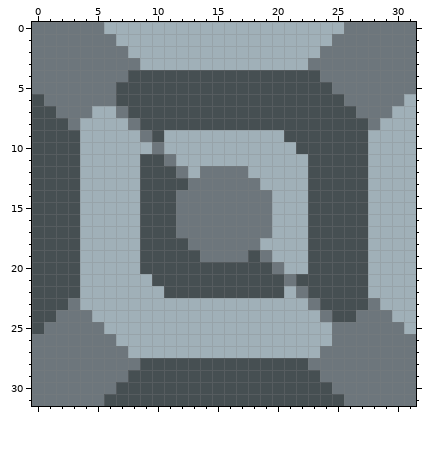
Pixel-art sprite -- assets/sprites/blocks/liquids/hardened-pipeline-bridge.png. The picture above is the old version.
The file is 32x32 pixels.
After the commit:
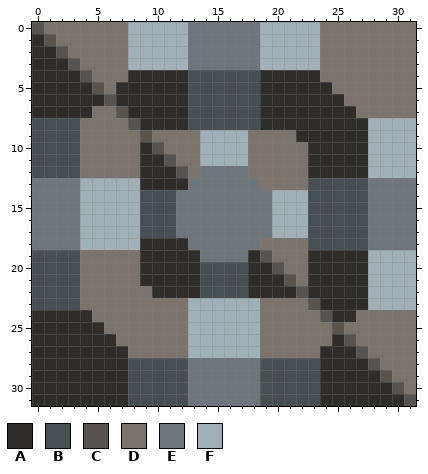
Palette (. is transparent): A #2f2d2a  B #464f52  C #57534e  D #7c746b  E #6d767c  F #a0b0b8
What changed:
Changed rows in their new state; - is an unchanged pixel.
first column x 0:
 0 CDDDDDDD-----EEEEEE-----DDDDDDDD
 1 ACDDDDDD-----EEEEEE-----DDDDDDDD
 2 AACDDDDD-----EEEEEE-----DDDDDDDD
 3 AAACDDDDF----EEEEEE----FDDDDDDDD
 4 AAAACDDDAAAAA------AAAAADDDDDDDD
 5 AAAAACDAAAAAA------AAAAAADDDDDDD
 6 AAAAAACAAAAAA------AAAAAAADDDDDD
 7 AAAAADDCAAAAA------AAAAAAAADDDDD
 8 ---BDDDDCAAAA------AAAAAAAAAF---
 9 ----DDDDDCDDDD----DDDDAAAAAA----
10 ----DDDDDACDDD----DDDDDAAAAA----
11 ----DDDDDAACDD----DDDDDAAAAA----
12 ----DDDDDAAACD----DDDDDAAAAA----
13 EEEE-----AAAA------DDDD-----EEEE
14 EEEE------------------------EEEE
15 EEEE------------------------EEEE
16 EEEE------------------------EEEE
17 EEEE------------------------EEEE
18 EEEE-----AAAA------DDDD-----EEEE
19 ----DDDDDAAAAA----ACDDDAAAAA----
20 ----DDDDDAAAAA----AACDDAAAAA----
21 ----DDDDDAAAAA----AAACDAAAAA----
22 ----DDDDDDAAAA----AAAACAAAAA----
23 ---BDDDDDDDDD------DDDDCAAAAF---
24 AAAAADDDDDDDD------DDDDDCAADDDDD
25 AAAAAADDDDDDD------DDDDDDCDDDDDD
26 AAAAAAADDDDDD------DDDDDDACDDDDD
27 AAAAAAAADDDDD------DDDDDAAACDDDD
28 AAAAAAAAB----EEEEEE----BAAAACDDD
29 AAAAAAAA-----EEEEEE-----AAAAACDD
30 AAAAAAAA-----EEEEEE-----AAAAAACD
31 AAAAAAAA-----EEEEEE-----AAAAAAAC
